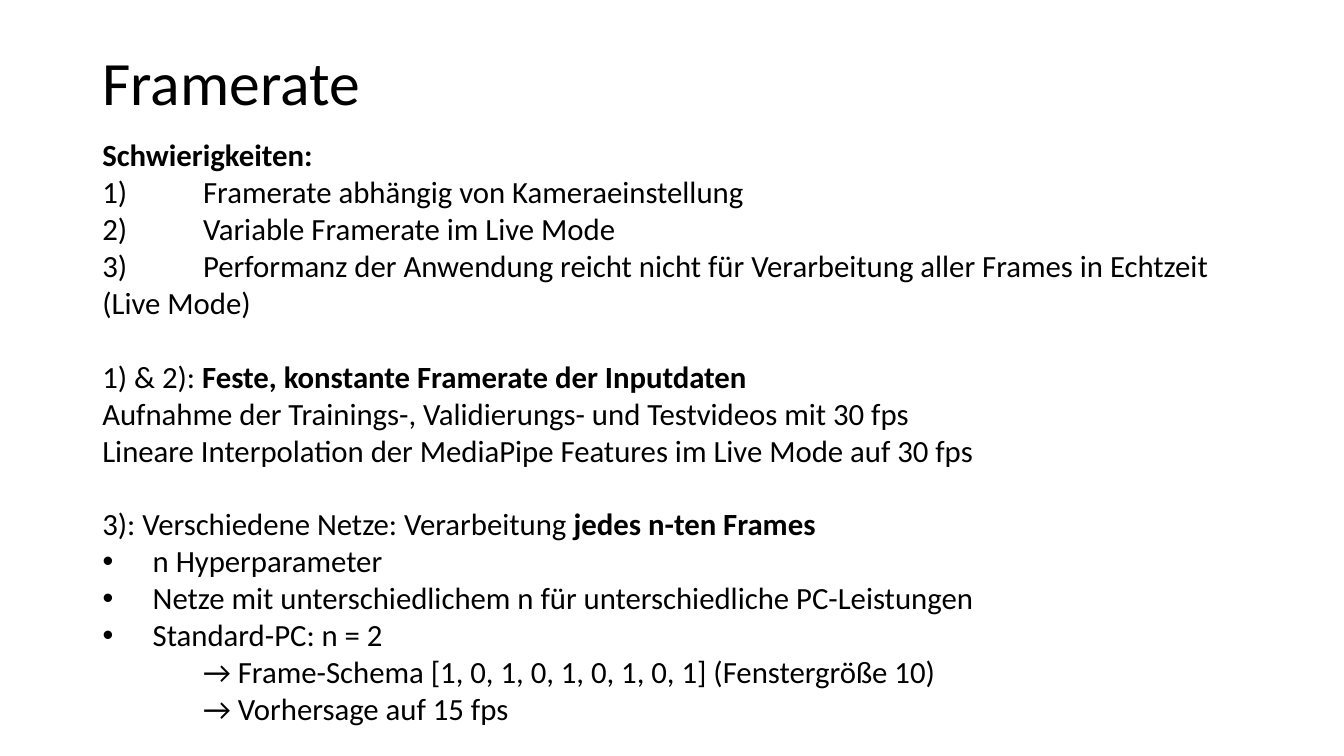
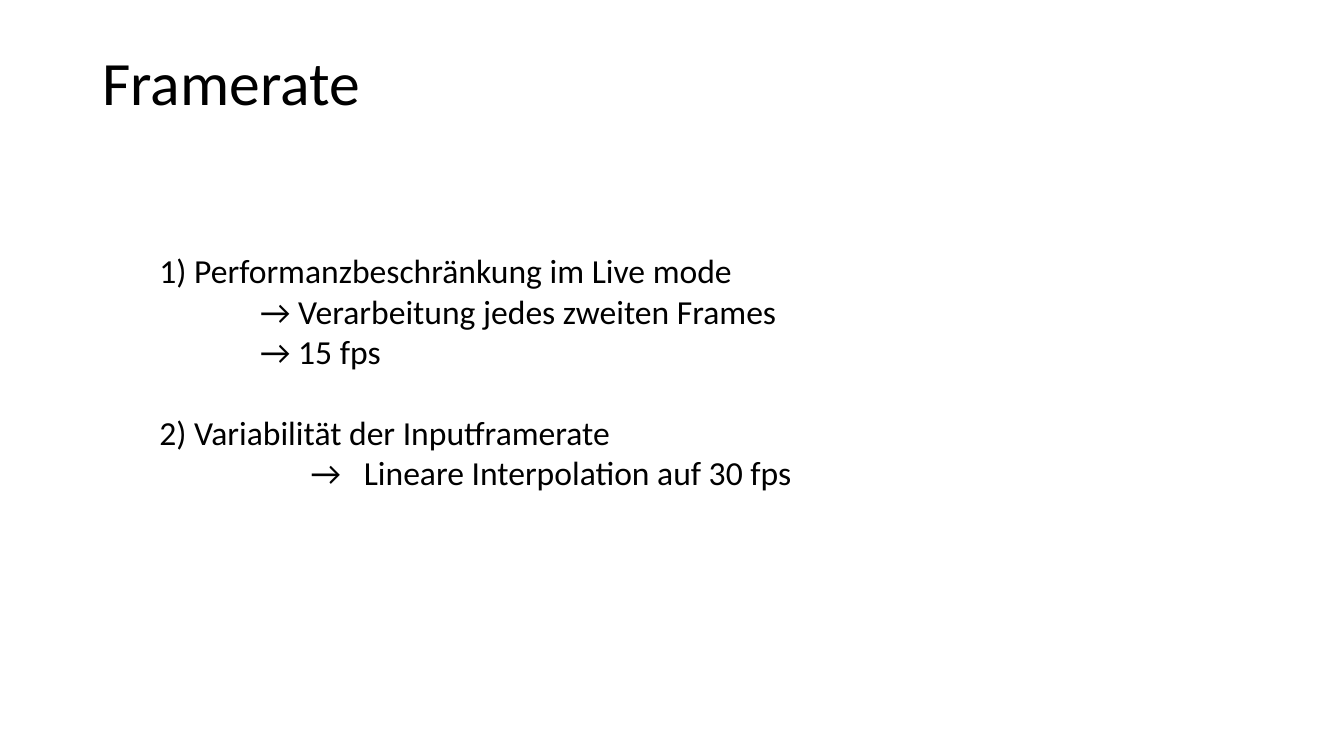
Before and after one commit to maxlevv/Gesture-Detection, a slide deck: slide 5 of presentation_final_project.pptx. Drawn at 1344x756 pixels with LibreOffice and Linux fonts; fonts in the diff are those of the drawing. Boxes give left, top, right and bottom in pixels: in the first picture for what was removed or moved away, otherwise in the second. Text is boxed around its words. In the diff, an @@ line names an element or a change of style, - is before the commit and + after.

Commit message:
updated final presentation

```diff
--- a/presentation_final_project.pptx
+++ b/presentation_final_project.pptx
@@ text at (x1=159, y1=258, x2=791, y2=491): text changed; size 22 to 24 pt @@
-Schwierigkeiten:
-1) Framerate abhängig von Kameraeinstellung
-2) Variable Framerate im Live Mode
-3) Performanz der Anwendung reicht nicht für Verarbeitung aller Frames in Echtzeit (Live Mode)
-1) & 2): Feste, konstante Framerate der Inputdaten
-Aufnahme der Trainings-, Validierungs- und Testvideos mit 30 fps
-Lineare Interpolation der MediaPipe Features im Live Mode auf 30 fps
-3): Verschiedene Netze: Verarbeitung jedes n-ten Frames
-• n Hyperparameter
-• Netze mit unterschiedlichem n für unterschiedliche PC-Leistungen
-• Standard-PC: n = 2
-→ Frame-Schema [1, 0, 1, 0, 1, 0, 1, 0, 1] (Fenstergröße 10)
-→ Vorhersage auf 15 fps
+1) Performanzbeschränkung im Live mode
+→ Verarbeitung jedes zweiten Frames
+→ 15 fps
+2) Variabilität der Inputframerate
+  → Lineare Interpolation auf 30 fps
```
Also in this commit, not shown: 9 other slides changed, 5 slides added, 9 slides removed.
